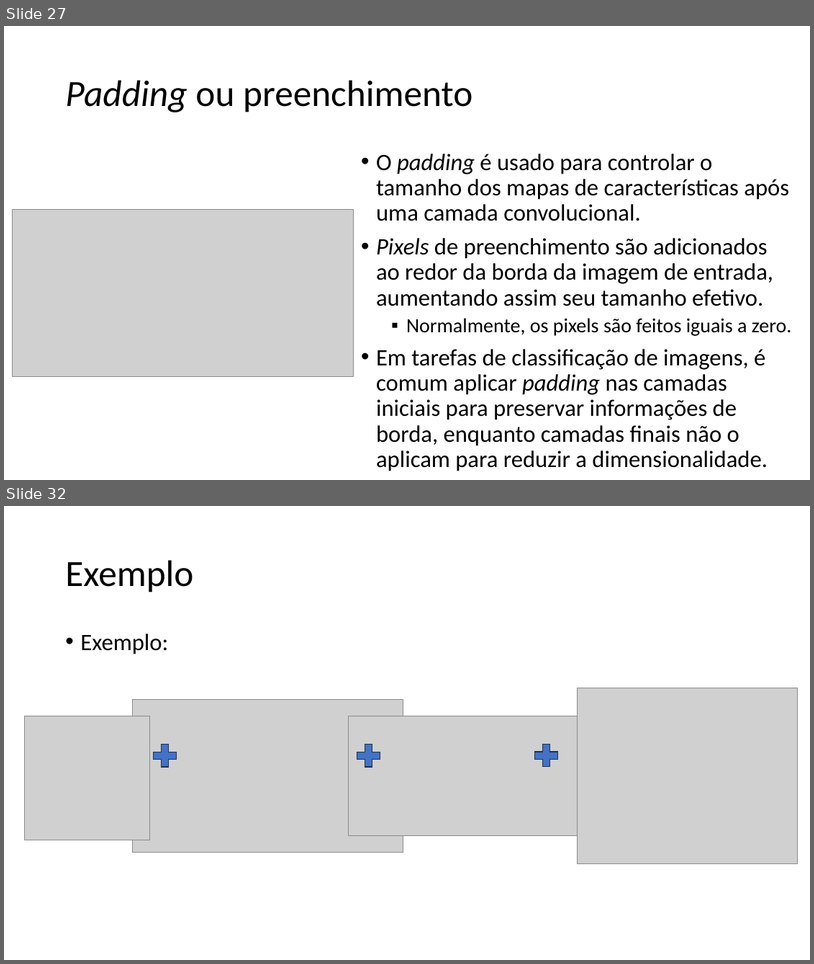
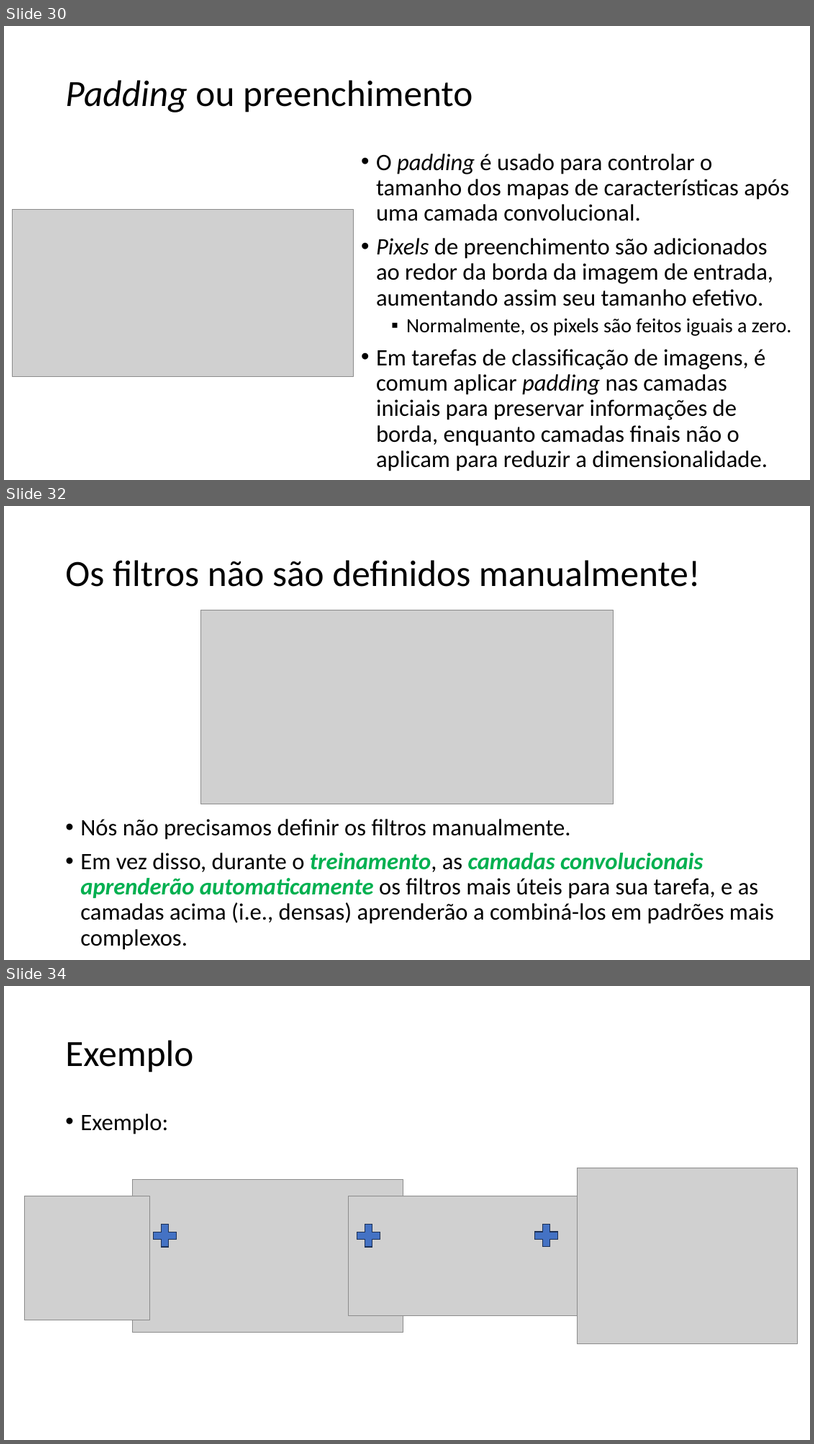
Before and after one commit to zz4fap/tp557-iot-ml, a slide deck: slides/TP557_12_Introduzindo_convoluções.pptx. Shown one above the other, each under a label of ours: slides 27 and 32 before the commit, slides 30, 32 and 34 after it; the slides between them are not shown. The pictures are 814x964 and 814x1444 pixels, drawn with LibreOffice and Linux fonts; fonts in the diff are those of the drawing; grey boxes stand for pictures. Boxes give left, top, right and bottom in pixels: in the first picture for what was removed or moved away, otherwise in the second. Text is boxed around its words. In the diff, an @@ line names an element or a change of style, - is before the commit and + after.

```diff
--- a/slides/TP557_12_Introduzindo_convoluções.pptx
+++ b/slides/TP557_12_Introduzindo_convoluções.pptx
@@ slide 32 added at <box>4,506,810,960</box>, background #FFFFFF @@
@@ title added at <box>65,560,701,587</box>, 44 pt, text #000000 @@
+Os filtros não são definidos manualmente!
@@ picture added at <box>201,610,614,803</box> @@
@@ text added at <box>80,818,774,950</box>, 28 pt, text #000000 @@
+• Nós não precisamos definir os filtros manualmente.
+• Em vez disso, durante o treinamento, as camadas convolucionais aprenderão automaticamente os filtros mais úteis para sua tarefa, e as camadas acima (i.e., densas) aprenderão a combiná-los em padrões mais complexos.
@@ what was slide 27 is now slide 30 @@
@@ what was slide 32 is now slide 34 @@
```
Also in this commit, not shown: 3 slides changed, 2 other slides added, 1 slide removed.
